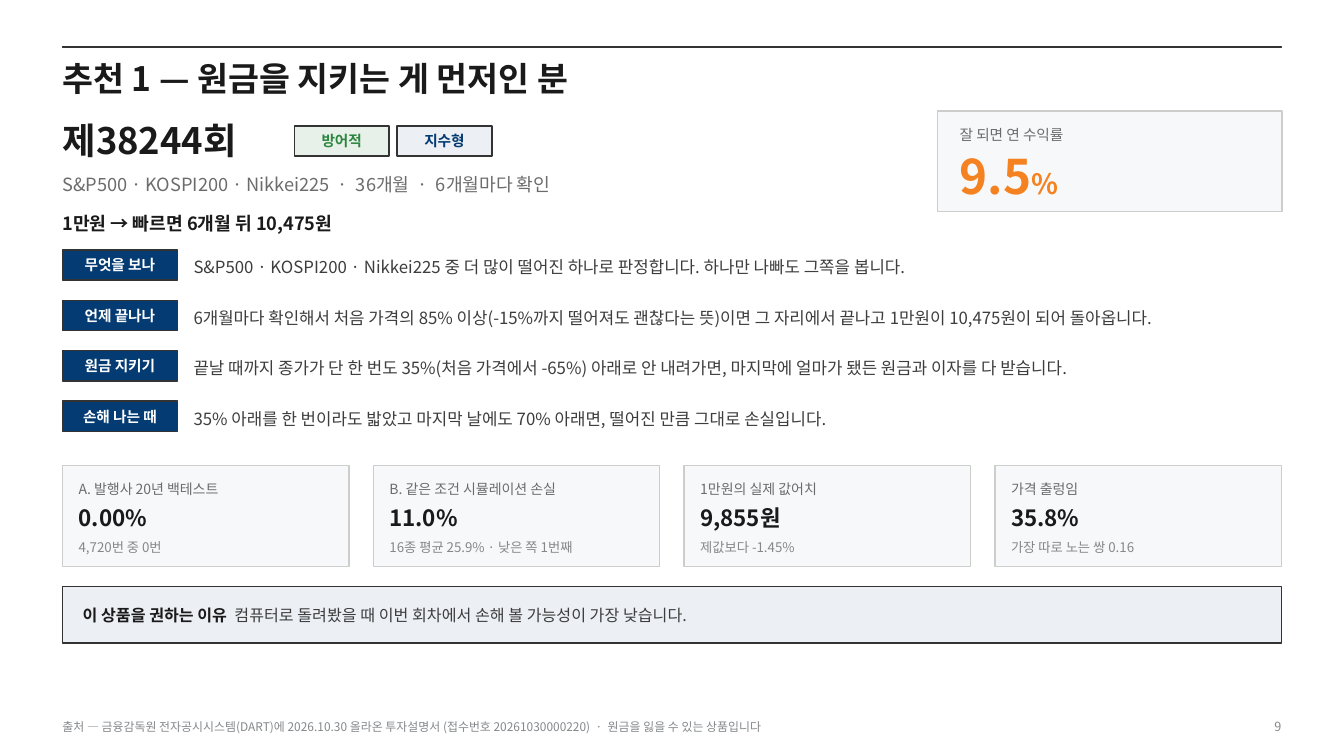
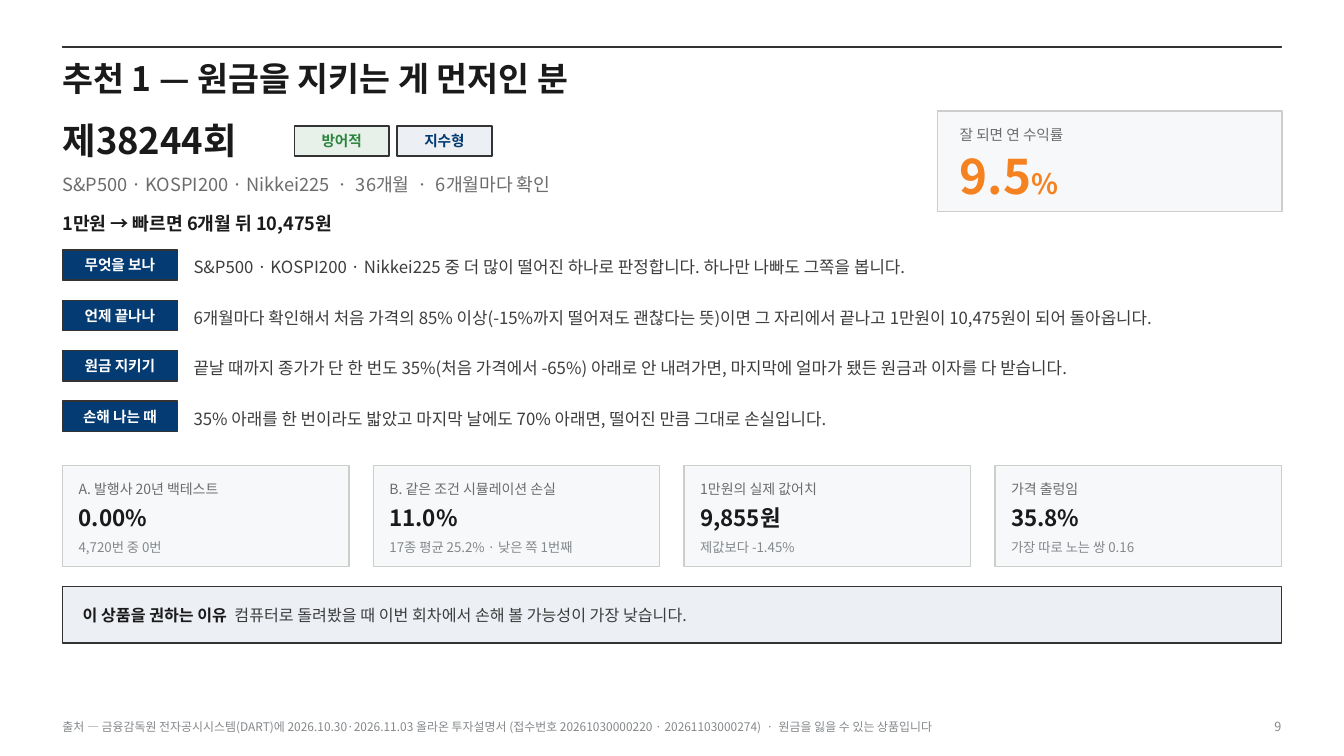
Before and after one commit to hanaroline/work_1, a slide deck: slide 9 of els-analysis-deck.pptx. Drawn at 1344x756 pixels with LibreOffice and Linux fonts; fonts in the diff are those of the drawing. Boxes give left, top, right and bottom in pixels: in the first picture for what was removed or moved away, otherwise in the second. Text is boxed around its words. In the diff, an @@ line names an element or a change of style, - is before the commit and + after.

```diff
--- a/els-analysis-deck.pptx
+++ b/els-analysis-deck.pptx
@@ text at bbox=[389, 541, 573, 553]: text changed @@
-16종 평균 25.9% · 낮은 쪽 1번째
+17종 평균 25.2% · 낮은 쪽 1번째
@@ text at bbox=[62, 721, 932, 733]: text changed @@
-출처 — 금융감독원 전자공시시스템(DART)에 2026.10.30 올라온 투자설명서 (접수번호 20261030000220) · 원금을 잃을 수 있는 상품입니다
+출처 — 금융감독원 전자공시시스템(DART)에 2026.10.30·2026.11.03 올라온 투자설명서 (접수번호 20261030000220 · 20261103000274) · 원금을 잃을 수 있는 상품입니다
```
Also in this commit, not shown: 15 other slides changed, 24 other files.
